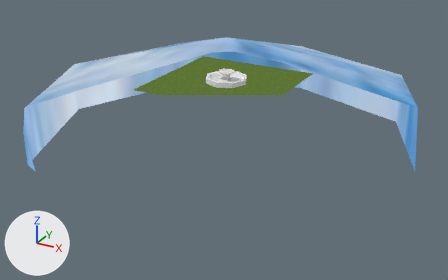
The glTF model assets/models/worlds/scene_casa1.glb as it was, and as the next commit left it.
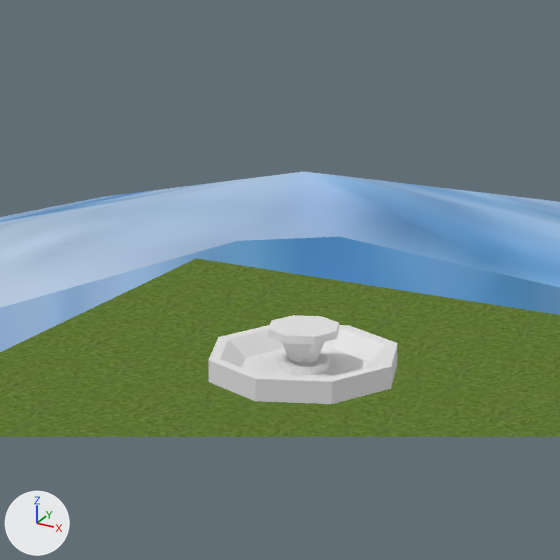
Each version appears first whole from a 50 mm lens placed at (213.6, -392.1, 147.5), pointed at (5.5, -13.8, -41.7), and next in a close-up on the part from 36% to 63% of the width and 0% to 44% of the height. The lights are fixed; the arrows at lower left show +X, +Y and +Z. The first two pictures are the older version. Everything nearer to the camera than a plane just in front of the edit is cut away. Where no turn or scale is listed for an object, it has been applied to the vertices.
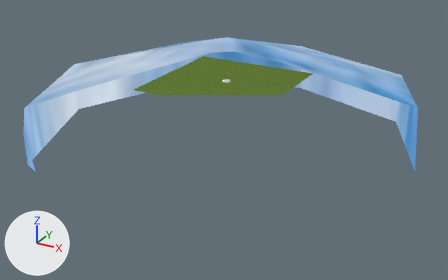
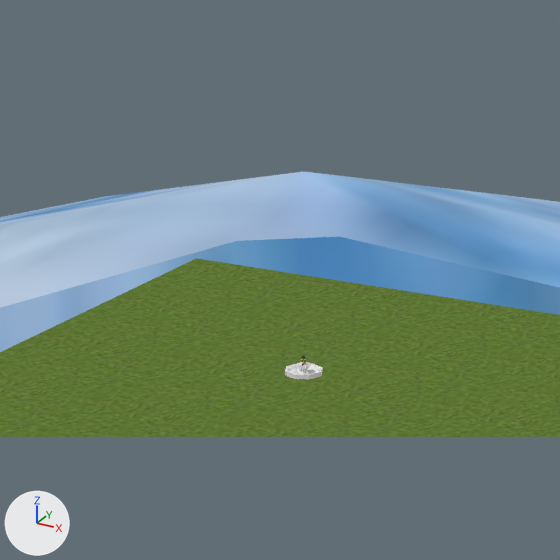
Location of each change, [x1, y1, x2, y2] in pixels of the close-ups (560 x 560 px):
'Circle', rescaled (79% narrower, 80% shorter): before [208, 315, 397, 404]; after [285, 362, 323, 379]

What the commit changed:
Object 'Circle' (ob_circle) is rescaled from (-16.1, -16.1, -16.1) to (-3.22, -3.22, -3.22).
